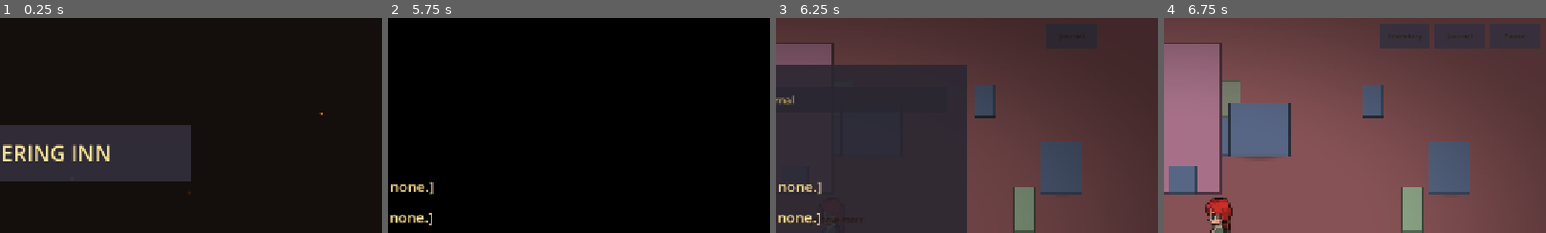
Above: before the commit, frames 1-4 (left to right).
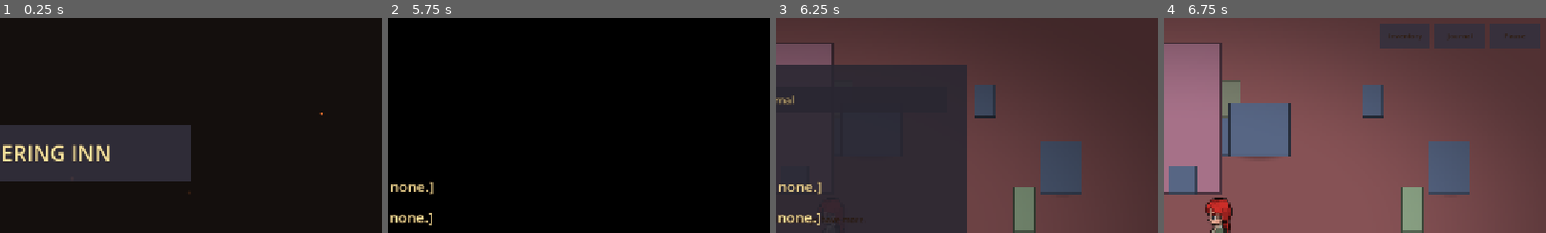
Above: after the commit, the same moments.

Repository: GabrielGLevine/wandering-inn-rpg
Game: Godot game, scene res://src/world/main.tscn
The game is run twice, just before and just after one commit, with the same random seed, the same clock (stepped at 60 frames per second) and the same inputs.
Inputs (mouse positions are % of the whole screen's width and height, from its top left):
- Up to frame 1 (0.25 s): no input
- Up to frame 2 (5.75 s): tap Enter (confirm) at 0.5, 1.25, 2, 3.5, 5 s; drag from (50, 50) to (60, 28) at 0.52 s; drag from (30, 55) to (45, 70) at 1.27 s; move the mouse to (60, 28) at 2.02 s; hold D (move_right) 2.03-2.75 s; hold Enter (confirm) 2.03-2.75 s; tap J (journal) at 2.3, 3.8 s; drag from (50, 95) to (20, 35) at 2.77 s; move the mouse to (80, 65) at 3.52 s; hold A (move_left) 3.53-4.25 s; hold E (end_turn) 3.53-4.25 s; tap Escape (cancel) at 4.15 s; drag from (20, 35) to (35, 25) at 4.27 s; move the mouse to (55, 50) at 5.02 s; hold S (move_down) from 5.03 s (still down); hold J (journal) from 5.03 s (still down); tap 2 (hotbar_2) at 5.1 s; click (55, 50) at 5.17 s; tap I (inventory) at 5.65 s
- Up to frame 3 (6.25 s): release S (move_down) at 5.75 s; release J (journal) at 5.75 s; tap Enter (confirm) at 5.75 s; drag from (35, 25) to (30, 55) at 5.77 s
- Up to frame 4 (6.75 s): move the mouse to (72, 45) at 6.52 s; hold W (move_up) from 6.53 s (still down); hold J (journal) from 6.53 s (still down); tap 4 (hotbar_4) at 6.6 s
The pictures show only the part of the screen within x 50-100%, y 0-50%; the shares and areas given below are measured in that part.

Frames 1-2 are identical in both runs. In frame 3, less than 0.1% of the frame differs, in the area x 70-81%, y 7-15%; in frame 4, nothing differs.

Commit message:
#109 review fixes: pause-chip sub-mode routing + veil visibility gate
Review (MERGE, Important 1 + Minor 2): toggle_open()'s already-open
branch now mirrors keyboard Cancel exactly — a live quit-confirm or
slot-picker sub-mode steps back to the row list instead of force-closing
the whole menu (the chip stays visible while the panel is open, so the
sub-modes ARE reachable; the old doc comment claimed otherwise and is
corrected). field_chips visibility now also gates on veil_modal_active()
so it never relies on the veil ColorRect's higher CanvasLayer swallowing
taps. bool() wrap on the duck-typed call keeps := inference compiling.

Verified: field_chips_loop / settings_loop / mouse_loop all green,
zero SCRIPT ERROR/Parse Error/WARNING hits.

Co-Authored-By: Claude Fable 5 <noreply@anthropic.com>

Diff:
--- a/wandering_inn_game/src/ui/field_chips.gd
+++ b/wandering_inn_game/src/ui/field_chips.gd
@@ -55,6 +55,10 @@
 ## post-construction cross-wiring idiom `_spawn_ui_layers` already uses for
 ## journal_ref/pause_menu_ref/inventory_ref between those three files).
 var pause_menu_ref: Node = null
+## Main-scene ref for `veil_modal_active()` -- defense-in-depth so chip
+## visibility never relies on the veil's own higher-CanvasLayer ColorRect
+## swallowing taps (the implicit cross-file layer-ordering invariant).
+var main_ref: Node = null
 var journal_ref: Node = null
 var inventory_ref: Node = null
 
@@ -168,7 +172,8 @@
 	# -- no exceptions, hides the whole layer (matches field_hotbar.gd's
 	# blanket combat/dialogue hide).
 	var hard_blocked := Game.sim.combat != null or Game.sim.dialogue != null \
-			or not Game.sim.pending_consolidation.is_empty()
+			or not Game.sim.pending_consolidation.is_empty() \
+			or (main_ref != null and bool(main_ref.veil_modal_active()))
 	visible = not hard_blocked
 	if hard_blocked:
 		return
--- a/wandering_inn_game/src/ui/pause_menu.gd
+++ b/wandering_inn_game/src/ui/pause_menu.gd
@@ -452,15 +452,22 @@
 ## as a public entry point so `field_chips.gd`'s pause chip can invoke it
 ## without a parallel activation path. No-op (returns false, no state
 ## change) if the panel is closed and `_can_open()` refuses. The
-## already-open branch always closes plainly (Resume/idle-cancel) -- the
-## chip is only ever visible while every panel it opens is closed (see
-## `field_chips.gd`'s own `_apply_visibility`), so the sub-modes
-## (`_confirming_quit`/`_picking_slot`) are never live when this runs.
+## already-open branch mirrors the `cancel` action's own routing exactly:
+## the pause chip stays visible while this panel is open (it is the only
+## close affordance a keyboard-less session has), so a live sub-mode
+## (`_confirming_quit`/`_picking_slot`) steps BACK to the row list first
+## -- same as keyboard Cancel -- and only the plain row list closes.
 func toggle_open() -> bool:
 	if not open:
 		if not _can_open():
 			return false
 		_open()
+		return true
+	if _confirming_quit:
+		_exit_confirm_quit()
+		return true
+	if _picking_slot:
+		_exit_slot_picker()
 		return true
 	_close()
 	return true
--- a/wandering_inn_game/src/world/main.gd
+++ b/wandering_inn_game/src/world/main.gd
@@ -336,6 +336,7 @@
 	_field_chips.pause_menu_ref = _pause_menu
 	_field_chips.journal_ref = _journal
 	_field_chips.inventory_ref = _inventory
+	_field_chips.main_ref = self
 	add_child(_field_chips)
 	# The GDI sleep veil (fade-to-black + centered night
 	# announcements). Layer 30, above every other UI so the darkness covers the
